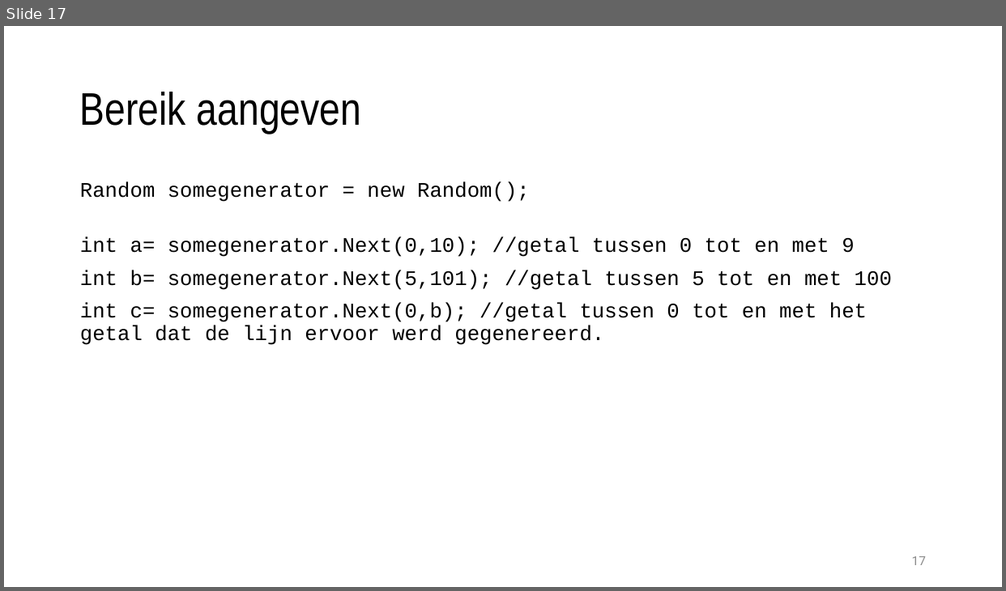
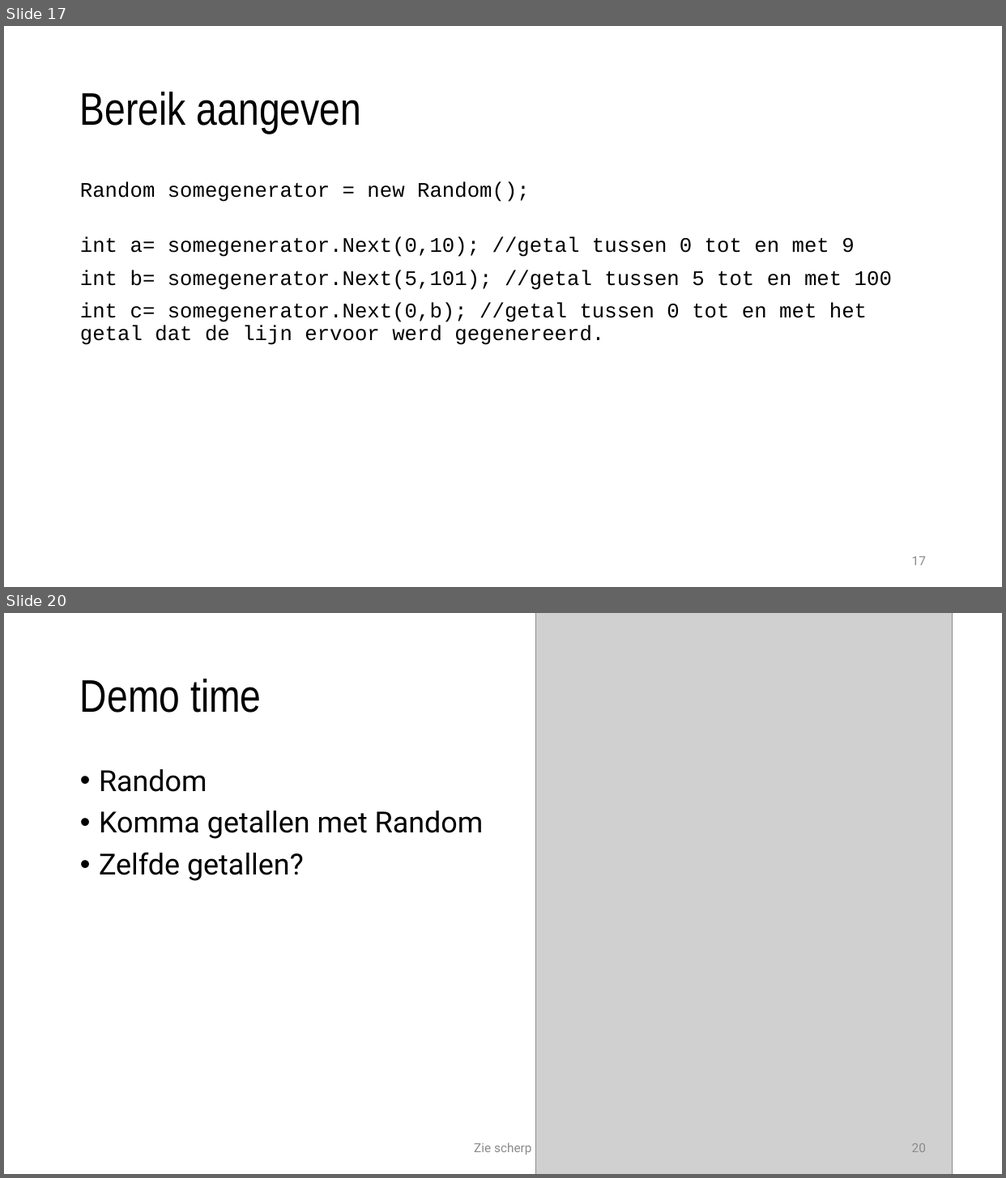
Before and after one commit to timdams/csharpbook, a slide deck: _SLIDES/DEEL1/H3/6_math.pptx. Shown one above the other, each under a label of ours: slide 17 before the commit, slides 17 and 20 after it; the slides between them are not shown. The pictures are 1006x591 and 1006x1178 pixels, drawn with LibreOffice and Linux fonts; fonts in the diff are those of the drawing; grey boxes stand for pictures; background and template pictures are left out. Boxes give left, top, right and bottom in pixels: in the first picture for what was removed or moved away, otherwise in the second. Text is boxed around its words. In the diff, an @@ line names an element or a change of style, - is before the commit and + after.

```diff
--- a/_SLIDES/DEEL1/H3/6_math.pptx
+++ b/_SLIDES/DEEL1/H3/6_math.pptx
@@ slide 20 added at box(4, 613, 1002, 1174), background #FFFFFF @@
@@ picture added at box(535, 613, 952, 1174) @@
@@ title added at box(80, 679, 261, 713), 44 pt, text #000000 @@
+Demo time
@@ text added at box(99, 769, 484, 881), 28 pt, text #000000 @@
+• Random
+• Komma getallen met Random
+• Zelfde getallen?
@@ text added at box(474, 1143, 531, 1155), 12 pt, text #8C8C8C @@
+Zie scherp
@@ page number added at box(912, 1144, 926, 1152), 12 pt, text #8C8C8C @@
+20
```
Also in this commit, not shown: 4 slides changed, 3 other slides added, 1 slide removed, 1 other file.
